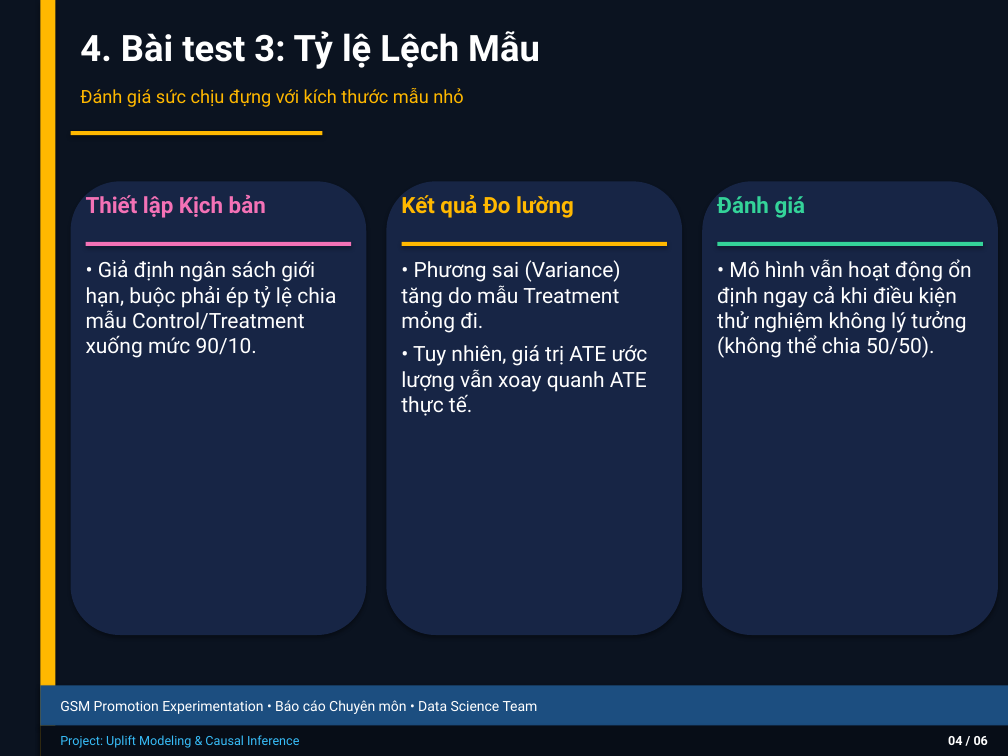
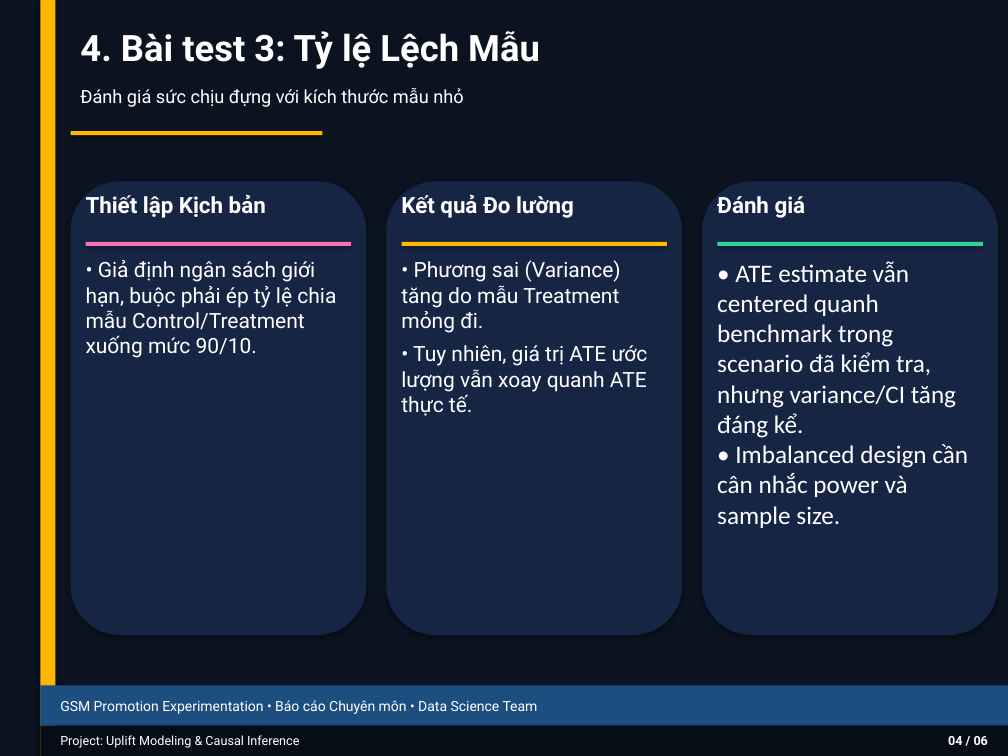
Before and after one commit to thaibuivan/GSM-promotion-experimentation, a slide deck: slide 5 of docs/Week6_Stress_Test_Summary.pptx. Drawn at 1008x756 pixels with LibreOffice and Linux fonts; fonts in the diff are those of the drawing. Boxes give left, top, right and bottom in pixels: in the first picture for what was removed or moved away, otherwise in the second. Text is boxed around its words. In the diff, an @@ line names an element or a change of style, - is before the commit and + after.

```diff
--- a/docs/Week6_Stress_Test_Summary.pptx
+++ b/docs/Week6_Stress_Test_Summary.pptx
@@ text "Đánh giá sức chịu đựng ..." at box(80, 88, 463, 107): text colour #FFB800 to #FFFFFF @@
@@ text "Thiết lập Kịch bản" at box(86, 194, 266, 218): text colour #F472B6 to #FFFFFF @@
@@ text "Kết quả Đo lường" at box(401, 194, 574, 218): text colour #FFB800 to #FFFFFF @@
@@ text "Đánh giá" at box(717, 196, 806, 218): text colour #34D399 to #FFFFFF @@
@@ text at box(717, 261, 968, 528): text changed; size 15 to 18 pt; font Roboto to Calibri @@
-• Mô hình vẫn hoạt động ổn định ngay cả khi điều kiện thử nghiệm không lý tưởng (không thể chia 50/50).
+• ATE estimate vẫn centered quanh benchmark trong scenario đã kiểm tra, nhưng variance/CI tăng đáng kể.
+• Imbalanced design cần cân nhắc power và sample size.
@@ text "Project: Uplift Modeling & Causal ..." at box(60, 735, 299, 748): text colour #38BDF8 to #FFFFFF @@
```
Also in this commit, not shown: 6 other slides changed, 5 other files.
